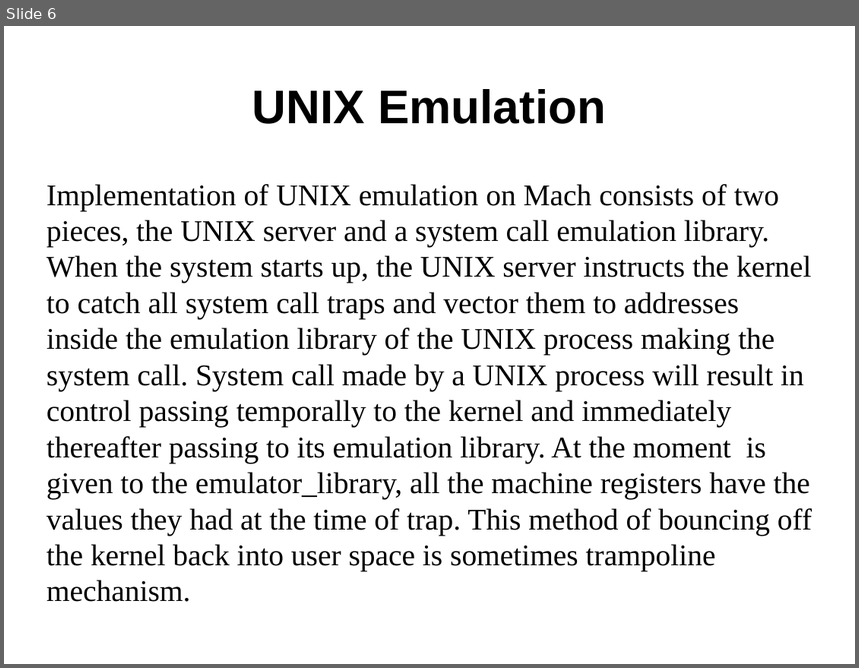
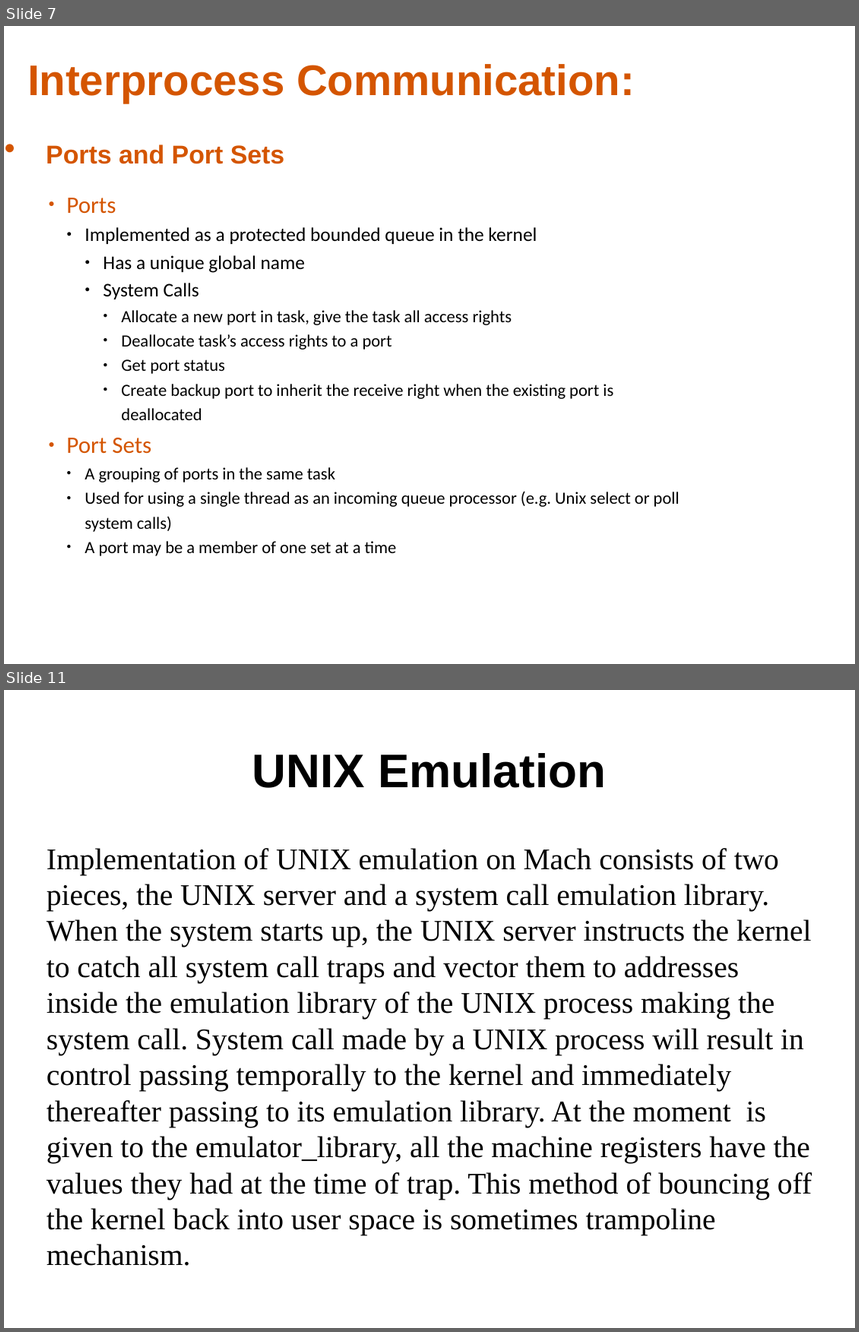
Before and after one commit to sunil11101/MACH-PPT, a slide deck: MACH_and_UNIX_emulation_in_MACH.pptx. Shown one above the other, each under a label of ours: slide 6 before the commit, slides 7 and 11 after it; the slides between them are not shown. The pictures are 859x668 and 859x1332 pixels, drawn with LibreOffice and Linux fonts; fonts in the diff are those of the drawing. Boxes give left, top, right and bottom in pixels: in the first picture for what was removed or moved away, otherwise in the second. Text is boxed around its words. In the diff, an @@ line names an element or a change of style, - is before the commit and + after.

Commit message:
interprocess PPT added

```diff
--- a/MACH_and_UNIX_emulation_in_MACH.pptx
+++ b/MACH_and_UNIX_emulation_in_MACH.pptx
@@ slide 7 added at [4, 26, 855, 664], background #FFFFFF @@
@@ text added at [28, 64, 635, 164], 40 pt, text #D45500, bold @@
+● Interprocess Communication:
+  Ports and Port Sets
@@ text added at [66, 198, 680, 556], 16 pt, text #000000 @@
+  ● Ports
+    ● Implemented as a protected bounded queue in the kernel
+      ● Has a unique global name
+      ● System Calls
+        ● Allocate a new port in task, give the task all access rights
+        ● Deallocate task’s access rights to a port
+        ● Get port status
+        ● Create backup port to inherit the receive right when the existing port is deallocated
+  ● Port Sets
+    ● A grouping of ports in the same task
+    ● Used for using a single thread as an incoming queue processor (e.g. Unix select or poll system calls)
+    ● A port may be a member of one set at a time
@@ what was slide 6 is now slide 11 @@
```
Also in this commit, not shown: 3 slides changed, 4 other slides added.
